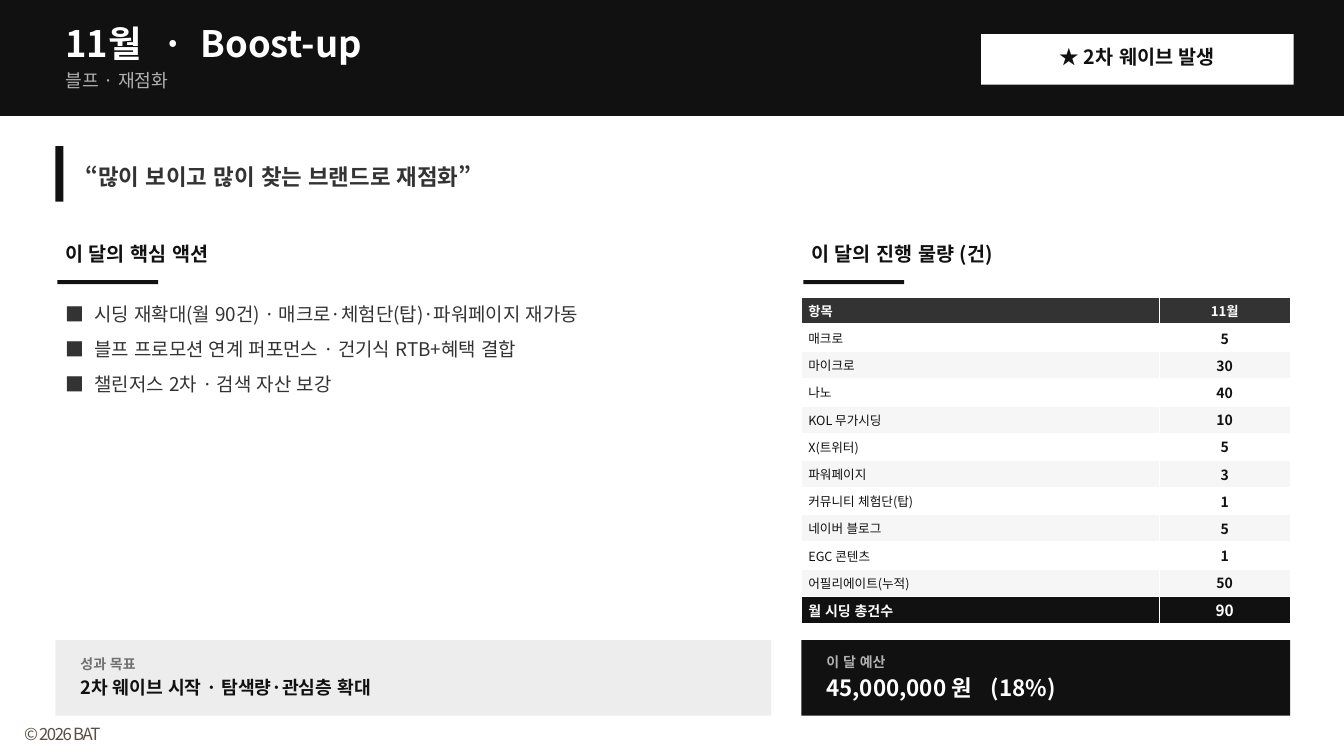
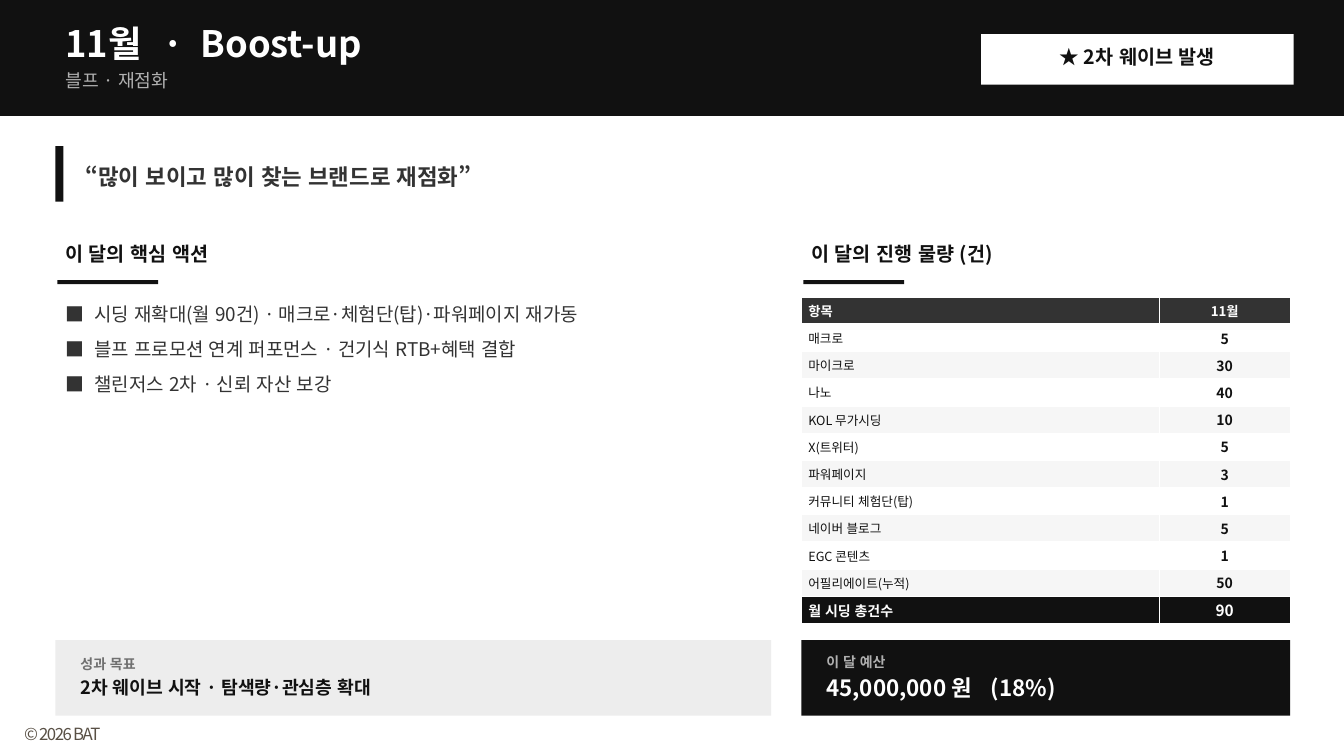
Before and after one commit to bat-han-26/oy_all-the-better_proposal, a slide deck: slide 50 of proposal/올더베러_제안덱_병합본.pptx (slide 59 before the commit). Drawn at 1344x756 pixels with LibreOffice and Linux fonts; fonts in the diff are those of the drawing. Boxes give left, top, right and bottom in pixels: in the first picture for what was removed or moved away, otherwise in the second. Text is boxed around its words. In the diff, an @@ line names an element or a change of style, - is before the commit and + after.

```diff
--- a/proposal/올더베러_제안덱_병합본.pptx
+++ b/proposal/올더베러_제안덱_병합본.pptx
@@ text at <box>95,375,332,393</box>: text changed @@
-■ 챌린저스 2차 · 검색 자산 보강
+■ 챌린저스 2차 · 신뢰 자산 보강
```
Also in this commit, not shown: 16 other slides changed, 2 other files.
